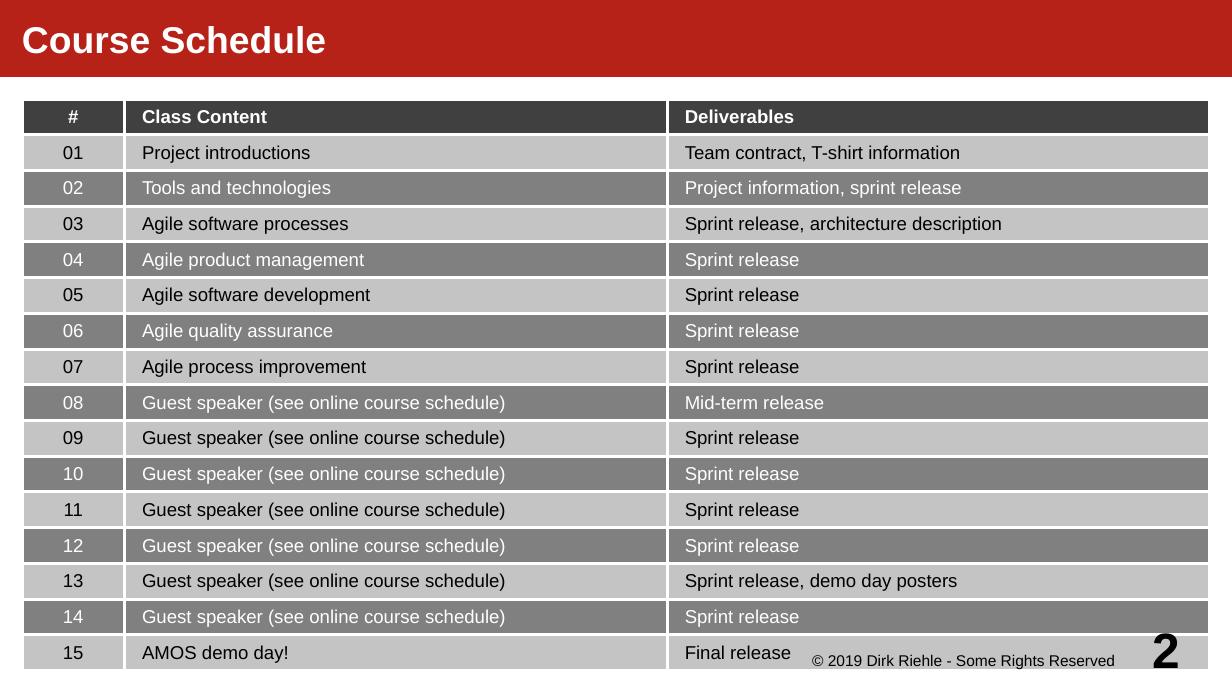
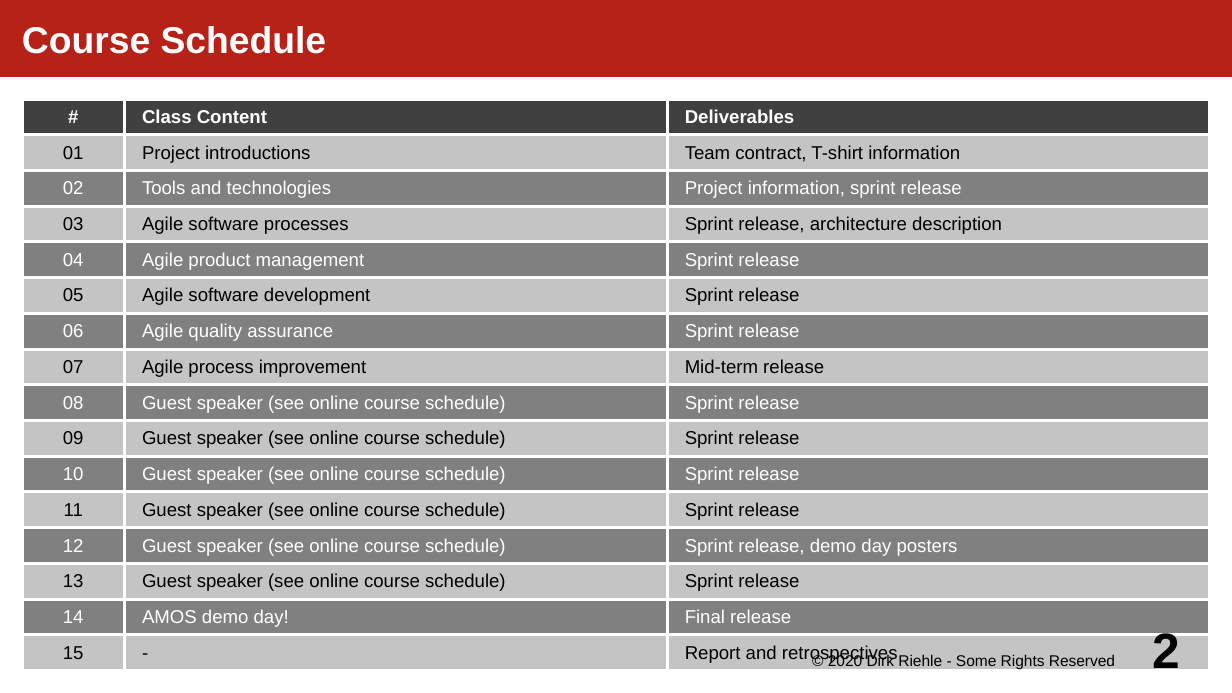
Before and after one commit to dirkriehle/amos-course, a slide deck: slide 2 of Lecture slides/AMOS A02 - Course Schedule.odp. Drawn at 1232x693 pixels with LibreOffice and Linux fonts; fonts in the diff are those of the drawing. Boxes give left, top, right and bottom in pixels: in the first picture for what was removed or moved away, otherwise in the second. Text is boxed around its words. In the diff, an @@ line names an element or a change of style, - is before the commit and + after.

Commit message:
Release candidate for SS 2020 at FAU.

```diff
--- a/Lecture slides/AMOS A02 - Course Schedule.odp
+++ b/Lecture slides/AMOS A02 - Course Schedule.odp
@@ table at bbox=[22, 99, 1212, 672] @@
-row 8, column 3: Sprint release
+row 8, column 3: Mid-term release
-row 9, column 3: Mid-term release
+row 9, column 3: Sprint release
-row 13, column 3: Sprint release
+row 13, column 3: Sprint release, demo day posters
-row 14, column 3: Sprint release, demo day posters
+row 14, column 3: Sprint release
-row 15, column 2: Guest speaker (see online course schedule)
+row 15, column 2: AMOS demo day!
-row 15, column 3: Sprint release
+row 15, column 3: Final release
-row 16, column 2: AMOS demo day!
+row 16, column 2: -
-row 16, column 3: Final release
+row 16, column 3: Report and retrospectives
@@ text at bbox=[828, 654, 1115, 670]: text changed @@
-© 2019 Dirk Riehle - Some Rights Reserved
+© 2020 Dirk Riehle - Some Rights Reserved
```
Also in this commit, not shown: 23 other slides changed, 1 slide removed, 33 other files.
